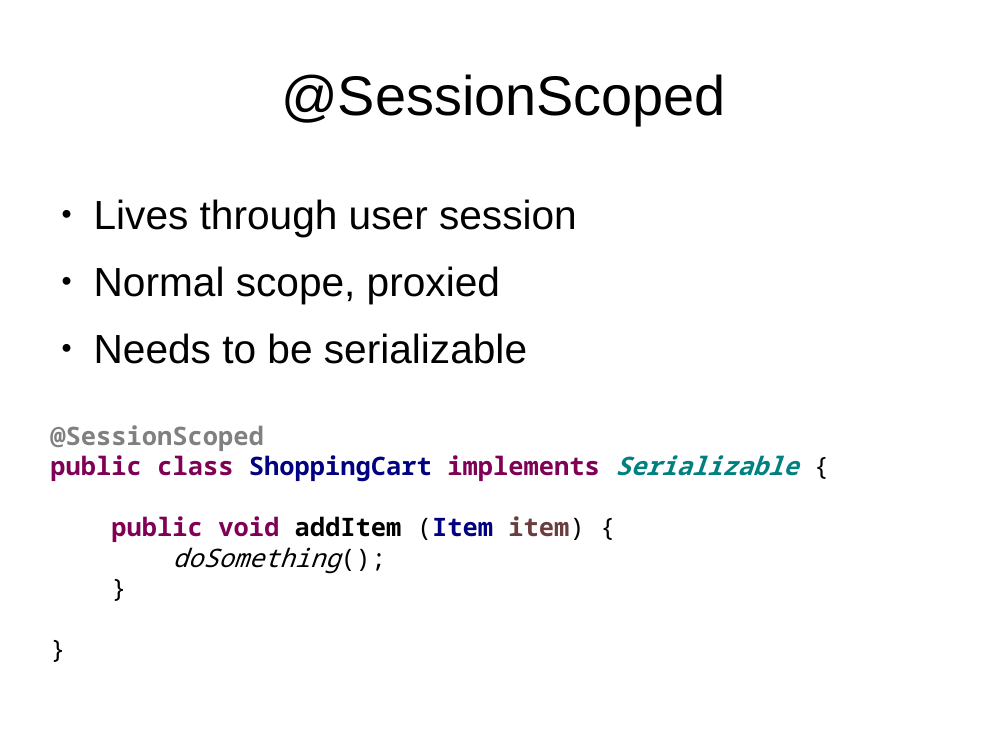
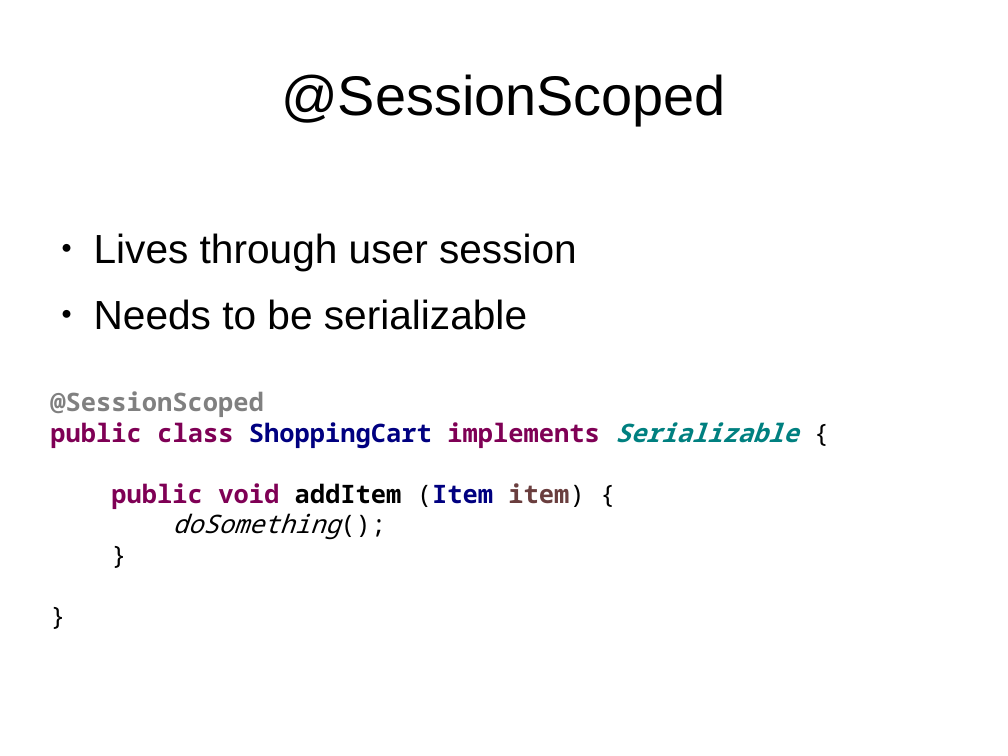
Before and after one commit to FrigoCoder/CDI, a slide deck: slide 75 of CDI.odp (slide 69 before the commit). Drawn at 1008x756 pixels with LibreOffice and Linux fonts; fonts in the diff are those of the drawing. Boxes give left, top, right and bottom in pixels: in the first picture for what was removed or moved away, otherwise in the second. Text is boxed around its words. In the diff, an @@ line names an element or a change of style, - is before the commit and + after.

```diff
--- a/CDI.odp
+++ b/CDI.odp
@@ text at (x1=94, y1=266, x2=500, y2=304): paragraph removed @@
-● Normal scope, proxied
```
Also in this commit, not shown: 5 other slides changed.
